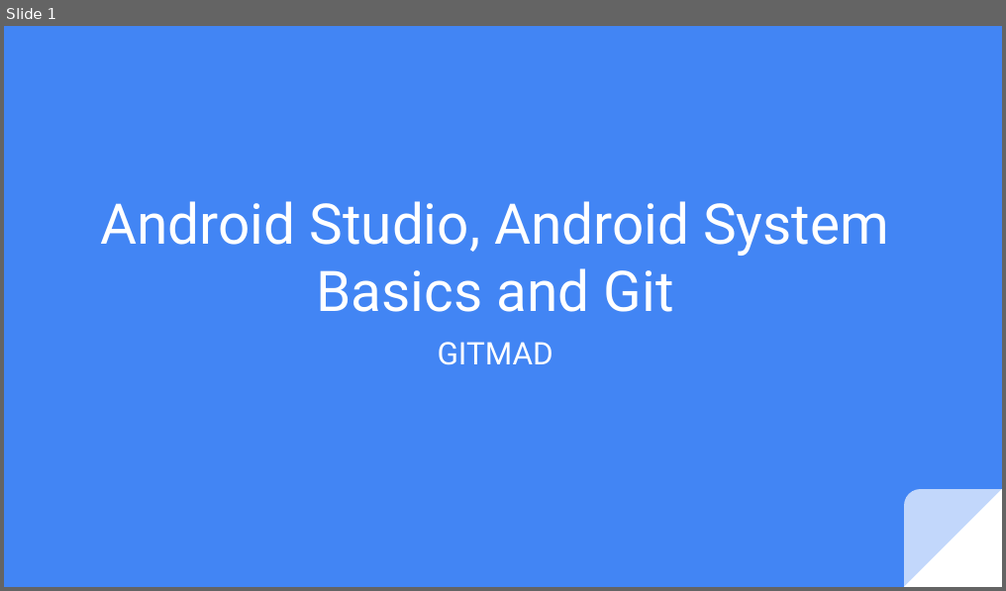
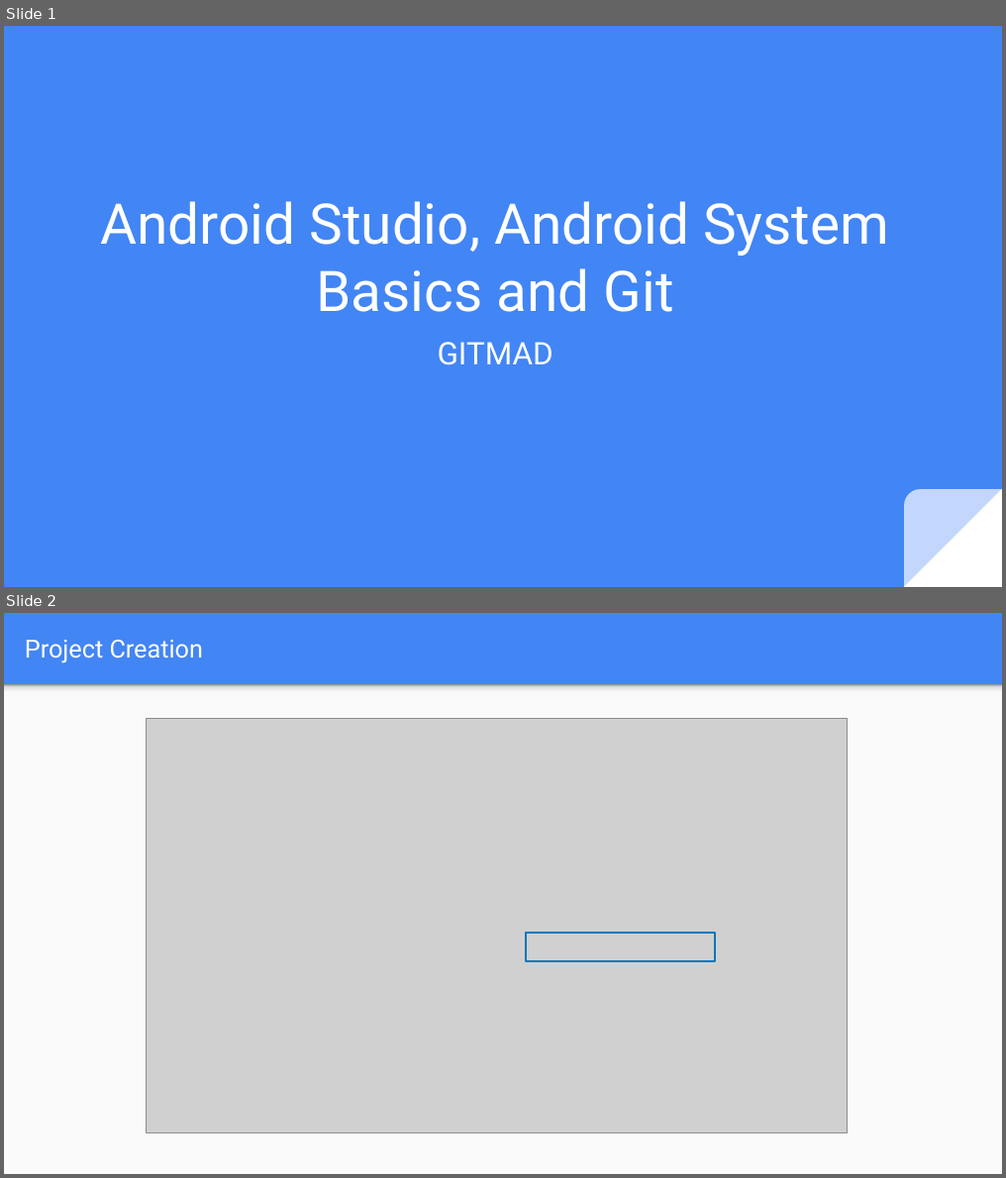
Before and after one commit to git-mad/website, a slide deck: guides/presentations/Basics.pptx. Shown one above the other, each under a label of ours: slide 1 before the commit, slides 1 and 2 after it. The pictures are 1006x591 and 1006x1178 pixels, drawn with LibreOffice and Linux fonts; fonts in the diff are those of the drawing; grey boxes stand for pictures. Boxes give left, top, right and bottom in pixels: in the first picture for what was removed or moved away, otherwise in the second. Text is boxed around its words. In the diff, an @@ line names an element or a change of style, - is before the commit and + after.

```diff
--- a/guides/presentations/Basics.pptx
+++ b/guides/presentations/Basics.pptx
@@ slide 2 added at [4,613,1002,1174], background #4285F4 @@
@@ title added at [25,640,203,663], 24 pt, text #FFFFFF @@
+Project Creation
@@ rectangle added at [4,685,1002,1174], fill #FAFAFA @@
@@ rectangle added at [4,685,1002,697], fill gradient #F9F9F9 to #DEDEDE to #999999 @@
@@ picture added at [147,719,846,1134] @@
@@ rectangle added at [526,933,715,961], outline #0277BD 2 pt @@
```
Also in this commit, not shown: 10 slides changed, 6 other slides added, 3 slides removed, 2 other files.
